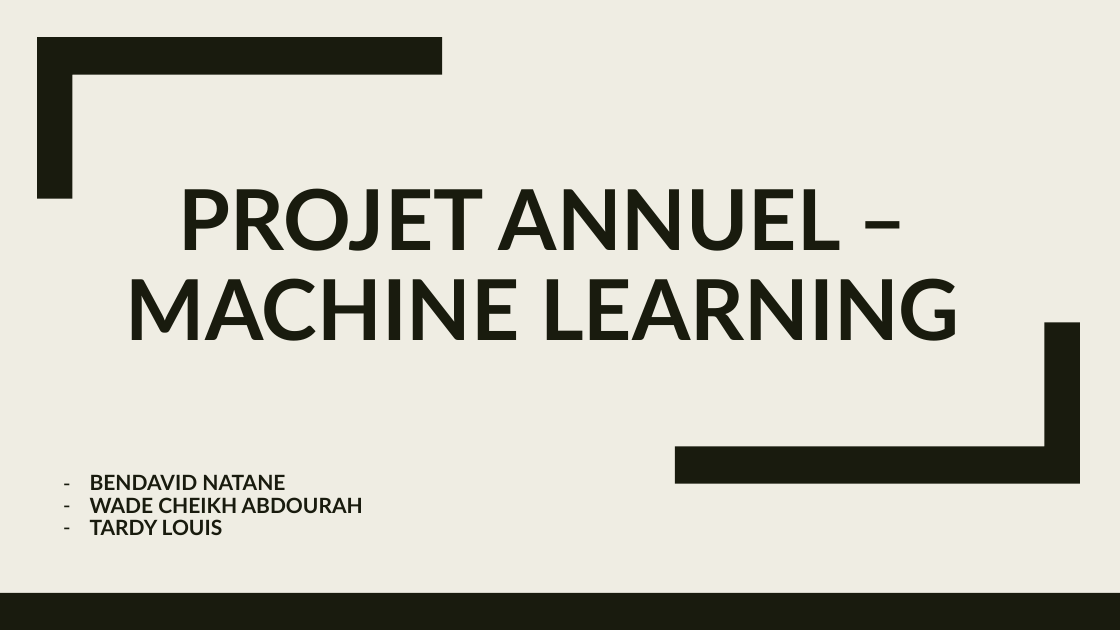
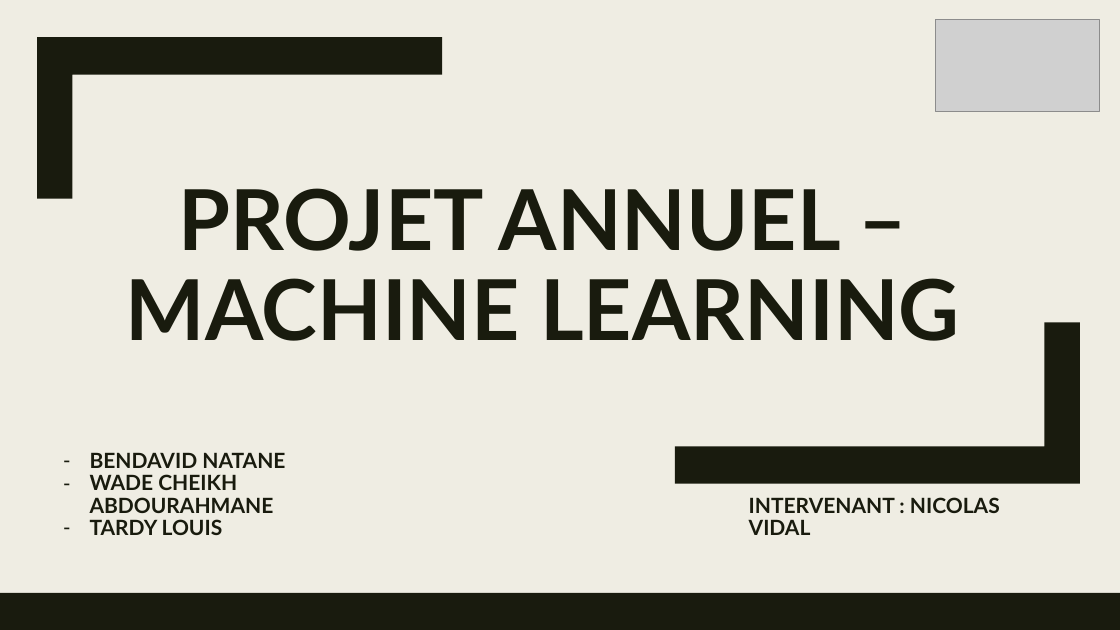
Before and after one commit to natane07/PA-MachineLearning-3ESGI, a slide deck: slide 1 of Project/Docs/Slides/PPT_PA.pptx. Drawn at 1120x630 pixels with LibreOffice and Linux fonts; fonts in the diff are those of the drawing; grey boxes stand for pictures. Boxes give left, top, right and bottom in pixels: in the first picture for what was removed or moved away, otherwise in the second. Text is boxed around its words. In the diff, an @@ line names an element or a change of style, - is before the commit and + after.

```diff
--- a/Project/Docs/Slides/PPT_PA.pptx
+++ b/Project/Docs/Slides/PPT_PA.pptx
@@ picture added at (x1=935, y1=19, x2=1100, y2=112) @@
@@ text at (x1=90, y1=474, x2=274, y2=513): text changed @@
-– WADE CHEIKH ABDOURAH
+– WADE CHEIKH ABDOURAHMANE
@@ text added at (x1=749, y1=497, x2=1000, y2=535), 18 pt, text #191B0E, bold @@
+INTERVENANT : NICOLAS VIDAL
```
Also in this commit, not shown: 4 other slides changed, 8 slides added, 2 slides removed, 3 other files.
